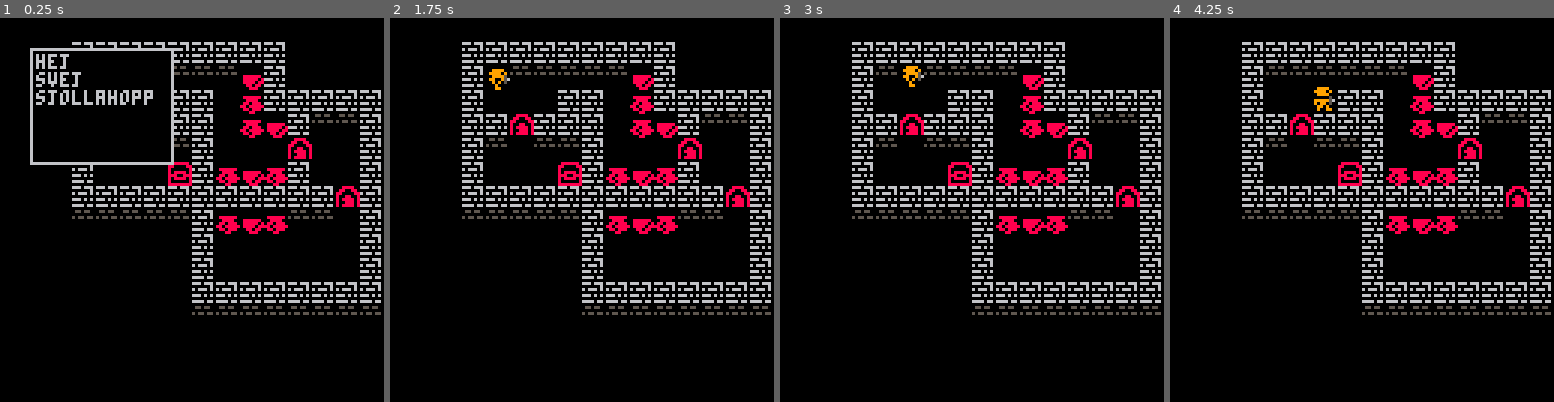
Above: before the commit, frames 1-4 (left to right).
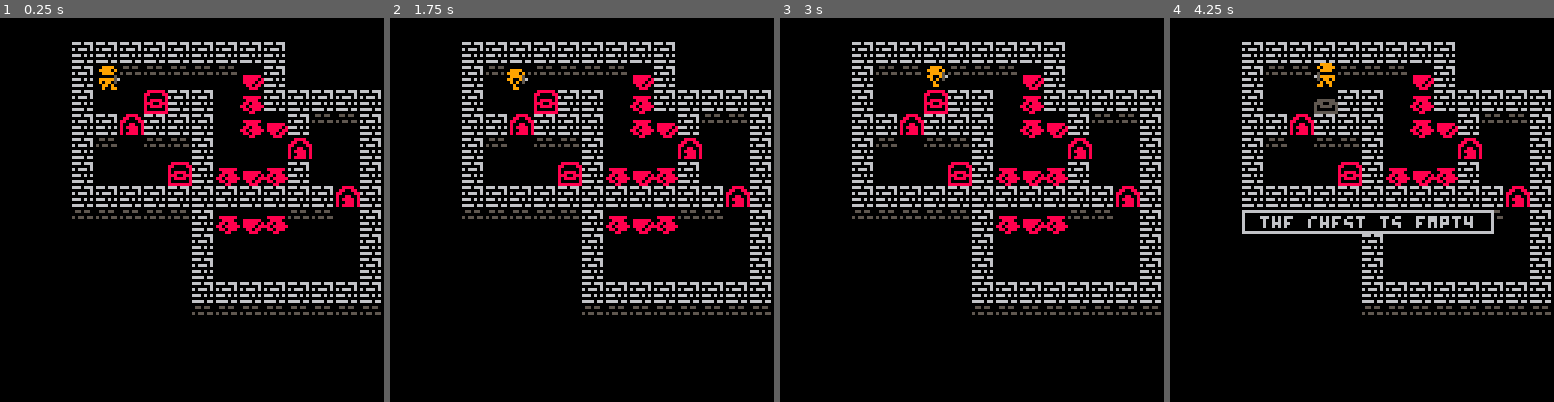
Above: after the commit, the same moments.

Repository: chebastian/picoabyss
Game: PICO-8 cartridge rouge.p8
The game is run twice, just before and just after one commit, with the same random seed, the same clock (stepped at 60 frames per second) and the same inputs.
Inputs:
- Up to frame 1 (0.25 s): no input
- Up to frame 2 (1.75 s): tap X (X key) at 0.33, 1.07 s; tap O (Z key) at 0.7, 1.7 s; hold Right from 1.6 s (still down)
- Up to frame 3 (3 s): tap X (X key) at 1.85, 2.97 s; release Right at 2.1 s; tap O (Z key) at 2.1, 2.5, 2.9 s; hold Up 2.15-2.42 s; hold Right from 2.47 s (still down)
- Up to frame 4 (4.25 s): release Right at 3.03 s; hold Left 3.08-3.58 s; tap O (Z key) at 3.3, 3.7, 4.1 s; hold Down 3.63-3.97 s; hold Right from 4.02 s (still down); tap X (X key) at 4.08 s

The runs differ from the first frame. In frame 1, 3.6% of the frame differs, in the area x 7-46%, y 7-39%; in frame 2, 0.6%; in frame 3, 0.6%; in frame 4, 2.8%.

Commit message:
center message and fix flipping

Diff:
--- a/rouge.p8
+++ b/rouge.p8
@@ -20,7 +20,6 @@
 	sfx_lmp=2
 	sfx_door=3
 	start()
-	local w = add_win(10,10,48,39,{"hej","svej","sjollahopp"})
 end
 
 function _draw()
@@ -249,24 +248,41 @@
 end
 
 function show_msg(txt)
- local len=#txt/2
- local w = add_win(64-len*6,64,#txt*6,20,{txt})
- w.t = 66
+ local msg = " " .. txt.. " "
+ local len=#msg/2
+ local w = add_win(64-len*4,64
+           ,(#msg+1)*4
+           ,10
+           ,{msg})
+ w.t = 1
 end
 
 function drw_win()
  for w in all(_wnd) do
+  local wh,wy = w.h,w.y
+  if w.t then
+   local si = abs(sin(w.t))
+   if w.t < 0.2 then
+	   wh = si*w.h
+	  else if w.t >= 0.8 then
+	   wh = si*w.h
+	  end
+	  local df = w.h-wh
+	  wy += df*.5
+
+	 end
+	end
   drw_box(
-  w.x,  w.y,
-  w.w,  w.h,
+  w.x,  wy,
+  w.w,  wh,
   6,  0)
 
-  clip(w.x,w.y,w.w-2,w.h-2)
+  clip(w.x,wy,w.w-2,wh-2)
   for i=1,#w.txt do
    local txt=w.txt[i]
    print(txt,
    w.x+2
-   ,w.y+2+(i-1)*6
+   ,wy+2+(i-1)*6
    ,6)
   end
   clip()
@@ -277,14 +293,20 @@
 
  for b in all(buttons) do
   if btnp(b) then
-	  del(_wnd,_wnd[#_wnd])
+	  //del(_wnd,_wnd[#_wnd])
+	  local w = _wnd[#_wnd]
+	  if(w.t == nil) then
+	   w.t = .3
+	  else
+	   w.t = min(w.t,.3)
+   end
   end
  end
  -- 930
 
  for w in all(_wnd) do
   if w.t != nil then
-   w.t -=1;
+   w.t -= 1/99;
   end
 
   if w.t != nil and w.t <= 0 then del(_wnd,w) end
@@ -430,7 +452,7 @@
 0018000000000000000000000000000000000000000000000000000000000000000000000000000000000000000000000000000000000000000000000000000000000000000000000000000000000000000000000000000000000000000000000000000000000000000000000000000000000000000000000000000000000000
 0000000101010101010101010000000000000000000000000000000000000000000000000000000000000000000000000000000000000000000000000000000000000000000000000000000000000000000000000000000000000000000000000000000000000000000000000000000000000000000000000000000000000000
 000000011111111111110f010000000000000000000000000000000000000000000000000000000000000000000000000000000000000000000000000000000000000000000000000000000000000000000000000000000000000000000000000000000000000000000000000000000000000000000000000000000000000000
-000000010202020101020d010101010100000000000000000000000000000000000000000000000000000000000000000000000000000000000000000000000000000000000000000000000000000000000000000000000000000000000000000000000000000000000000000000000000000000000000000000000000000000
+0000000102020b0101020d010101010100000000000000000000000000000000000000000000000000000000000000000000000000000000000000000000000000000000000000000000000000000000000000000000000000000000000000000000000000000000000000000000000000000000000000000000000000000000
 000000010109010101020d0f0111110100000000000000000000000000000000000000000000000000000000000000000000000000000000000000000000000000000000000000000000000000000000000000000000000000000000000000000000000000000000000000000000000000000000000000000000000000000000
 0000000111001111010202020900000100000000000000000000000000000000000000000000000000000000000000000000000000000000000000000000000000000000000000000000000000000000000000000000000000000000000000000000000000000000000000000000000000000000000000000000000000000000
 000000010000000b010d0f0d0100000100000000000000000000000000000000000000000000000000000000000000000000000000000000000000000000000000000000000000000000000000000000000000000000000000000000000000000000000000000000000000000000000000000000000000000000000000000000
